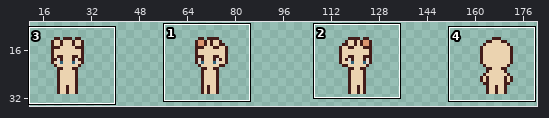
One commit to this pixel-art file: Aseprite/player02.aseprite. Above, an overview of the earlier version with the close-up marked.
Close-up. As it was:
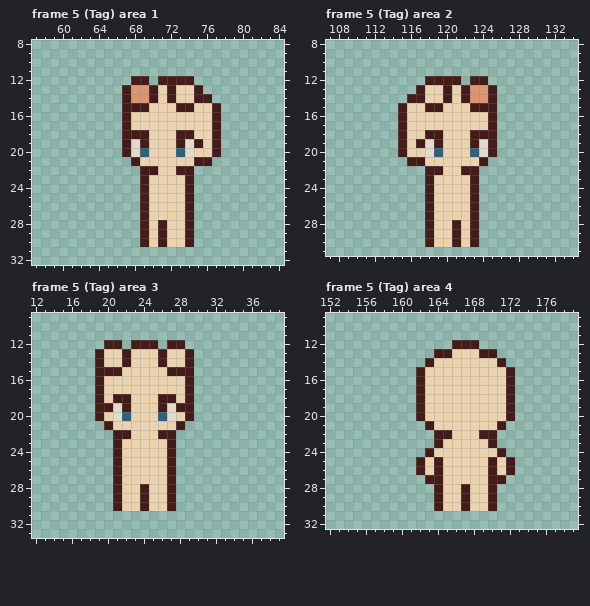
192x48 pixels, 43 frames. Shown: frame 5 (Tag) area 1: x 57..84, y 8..32; frame 5 (Tag) area 2: x 107..134, y 8..31; frame 5 (Tag) area 3: x 12..39, y 9..33; frame 5 (Tag) area 4: x 152..179, y 9..32. The wide view leaves out empty margins. The commit also changed other frames or places, which this record leaves out.
And afterwards:
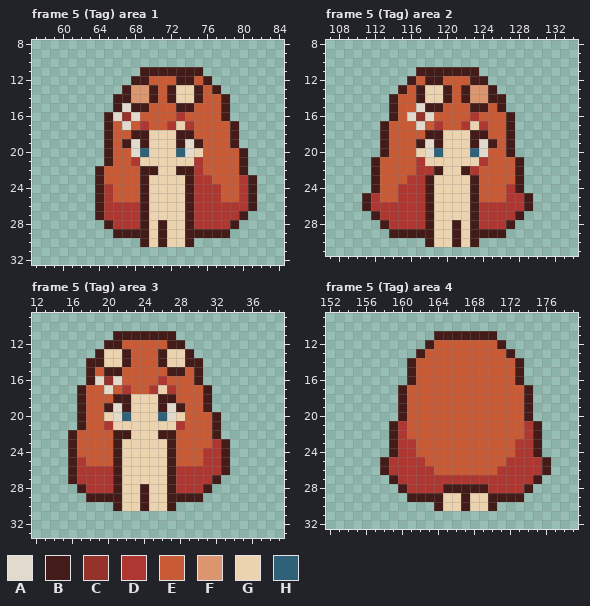
Palette (. is transparent): A #e1dacd  B #431c19  C #95322b  D #ae3731  E #c85b36  F #db956f  G #ebd3b0  H #2f6178
Change:
layer "动画/hair" now shown
--- frame 5 (Tag) area 1, layer "动画/hair"
@@ x 57..84 @@
 10 ............................
-11 ............................
-12 ...........BB.BBBB..........
-13 ..........BFFBGBGGB.........
-14 ..........BFFBGBGGBB........
-15 ..........BBBGGGBBGGB.......
-16 ..........BGGGGGGGGGB.......
-17 ..........BGGGGGGGGGB.......
-18 ..........BBBGGGBBGGB.......
-19 ..........BABGGGBABGB.......
-20 ..........BAHGGGHAGGB.......
-21 ...........BGGGGGGBB........
-22 ............BBGGBB..........
-23 ............BGGGGB..........
-24 ............BGGGGB..........
-25 ............BGGGGB..........
-26 ............BGGGGB..........
-27 ............BGGGGB..........
-28 ............BGBGGB..........
-29 ............BGBGGB..........
+11 ............BBBBBBB.........
+12 ...........BBEEEBBEB........
+13 ..........BFFBEBGGBEB.......
+14 .........BBFFBEBGGBEEB......
+15 .........BABBEEEBBEEEB......
+16 ........BACAEEEEDEEEEB......
+17 ........BEAEDEEDGDEEEEB.....
+18 ........BEEBBGGGBBEEEEB.....
+19 ........BEBABGGGBABEEEB.....
+20 ........BEEAHGGGHAGEEEEB....
+21 ........BEEDGGGGGGDEEEEB....
+22 .......BEEEEBBGGBBDEEEEB....
+23 .......BEEEEBGGGGBDDEEEDB...
+24 .......BDEEEBGGGGBDDDEEDB...
+25 .......BDEEEBGGGGBDDDEEDB...
+26 .......BDDDDBGGGGBDDDDDDB...
+27 .......BDDDDBGGGGBDDDDDB....
+28 ........BDDDBGBGGBDDDDB.....
+29 .........BBBBGBGGBBBBB......
 30 ............BGBGGB..........
--- frame 5 (Tag) area 2, layer "动画/hair"
@@ x 107..134 @@
 10 ............................
-11 ............................
-12 ...........BBBB.BB..........
-13 ..........BGGBGBFFB.........
-14 .........BBGGBGBFFB.........
-15 ........BGGBBGGGBBB.........
-16 ........BGGGGGGGGGB.........
-17 ........BGGGGGGGGGB.........
-18 ........BGGBBGGGBBB.........
-19 ........BGBABGGGBAB.........
-20 ........BGGAHGGGHAB.........
-21 .........BBGGGGGGB..........
-22 ...........BBGGBB...........
-23 ...........BGGGGB...........
-24 ...........BGGGGB...........
-25 ...........BGGGGB...........
-26 ...........BGGGGB...........
-27 ...........BGGGGB...........
-28 ...........BGGBGB...........
-29 ...........BGGBGB...........
+11 ..........BBBBBBB...........
+12 .........BEBBEEEBB..........
+13 ........BEBGGBEBFFB.........
+14 .......BEEBGGBEBFFBB........
+15 .......BEEABBEEEBBEB........
+16 .......BEACAEEEEDEEEB.......
+17 ......BEEEAEDEEDGDEEB.......
+18 ......BEEEEBBGGGBBEEB.......
+19 ......BEEEBABGGGBABEB.......
+20 ......BEEEGAHGGGHAEEB.......
+21 .....BEEEEDGGGGGGDEEEB......
+22 .....BEEEEDDBGGBDEEEEB......
+23 .....BEEEDDBGGGGBEEEEB......
+24 .....BEEDDDBGGGGBEEEDB......
+25 ....BDEEDDDBGGGGBEEEDDB.....
+26 ....BDDDDDDBGGGGBDDDDDB.....
+27 .....BDDDDDBGGGGBDDDDB......
+28 ......BDDDDBGGBGBDDDB.......
+29 .......BBBBBGGBGBBBB........
 30 ...........BGGBGB...........
--- frame 5 (Tag) area 3, layer "动画/hair"
@@ x 12..39 @@
 10 ............................
-11 ............................
-12 ........BB.BBB.BB...........
-13 .......BGGBGGGBGGB..........
-14 .......BGGBGGGBGGB..........
-15 .......BBBGGGGGBBB..........
-16 .......BGGGGGGGGGB..........
-17 .......BGGGGGGGGGB..........
-18 .......BGBBGGGBBGB..........
-19 .......BBABGGGBABB..........
-20 .......BGAHGGGHAGB..........
-21 ........BGGGGGGGB...........
-22 .........BBGGGBB............
-23 .........BGGGGGB............
-24 .........BGGGGGB............
-25 .........BGGGGGB............
-26 .........BGGGGGB............
-27 .........BGGGGGB............
-28 .........BGGBGGB............
-29 .........BGGBGGB............
+11 .........BBBBBBB............
+12 ........BBEEEEEBB...........
+13 .......BGGBEEEBGGB..........
+14 ......BBGGBEEEBGGBB.........
+15 ......BEBBEEEEEBBEB.........
+16 ......BACAEEEEDEEEB.........
+17 .....BEEAEDEEDGDEEEB........
+18 .....BEEEBBGGGBBEEEB........
+19 .....BEEBABGGGBABEEB........
+20 .....BEEGAHGGGHAGEEEB.......
+21 .....BEEDGGGGGGGDEEEB.......
+22 ....BEEEEBBGGGBBEEEEB.......
+23 ....BEEEEBGGGGGBEEEEDB......
+24 ....BEEEEBGGGGGBEEEDDB......
+25 ....BDEEEBGGGGGBEEEDDB......
+26 ....BDDDDBGGGGGBDDDDDB......
+27 ....BDDDDBGGGGGBDDDDB.......
+28 .....BDDDBGGBGGBDDDB........
+29 ......BBBBGGBGGBBBB.........
 30 .........BGGBGGB............
--- frame 5 (Tag) area 4, layer "动画/hair"
@@ x 152..179 @@
 10 ............................
-11 ............................
-12 ..............BBB...........
-13 ............BBGGGBB.........
-14 ...........BGGGGGGGB........
-15 ..........BGGGGGGGGGB.......
-16 ..........BGGGGGGGGGB.......
-17 ..........BGGGGGGGGGB.......
-18 ..........BGGGGGGGGGB.......
-19 ..........BGGGGGGGGGB.......
-20 ..........BGGGGGGGGGB.......
-21 ...........BGGGGGGGB........
-22 ............BBGGGBB.........
-23 ............BGGGGGB.........
-24 ...........BGGGGGGGB........
-25 ..........BGBGGGGGBGB.......
-26 ..........BGBGGGGGBGB.......
-27 ...........BBGGGGGBB........
-28 ............BGGBGGB.........
-29 ............BGGBGGB.........
+11 ............BBBBBBB.........
+12 ...........BEEEEEEEB........
+13 ..........BEEEEEEEEEB.......
+14 .........BEEEEEEEEEEEB......
+15 .........BEEEEEEEEEEEB......
+16 .........BEEEEEEEEEEEB......
+17 ........BEEEEEEEEEEEEEB.....
+18 ........BEEEEEEEEEEEEEB.....
+19 ........BEEEEEEEEEEEEEB.....
+20 ........BEEEEEEEEEEEEEB.....
+21 .......BDEEEEEEEEEEEEEDB....
+22 .......BDEEEEEEEEEEEEEDB....
+23 .......BDDEEEEEEEEEEEDDB....
+24 .......BDDEEEEEEEEEEEDDB....
+25 ......BDDDDEEEEEEEEEDDDDB...
+26 ......BDDDDDEEEEEEEDDDDDB...
+27 .......BDDDDDDDDDDDDDDDB....
+28 ........BDDDDBBBBBDDDDB.....
+29 .........BBBBGGBGGBBBB......
 30 ............BGGBGGB.........
Pixel boxes of the changes (left, top, right, bottom) in both close-ups:
changed: (95, 67, 257, 238)
changed: (362, 67, 533, 238)
changed: (68, 331, 230, 502)
changed: (380, 331, 551, 502)
